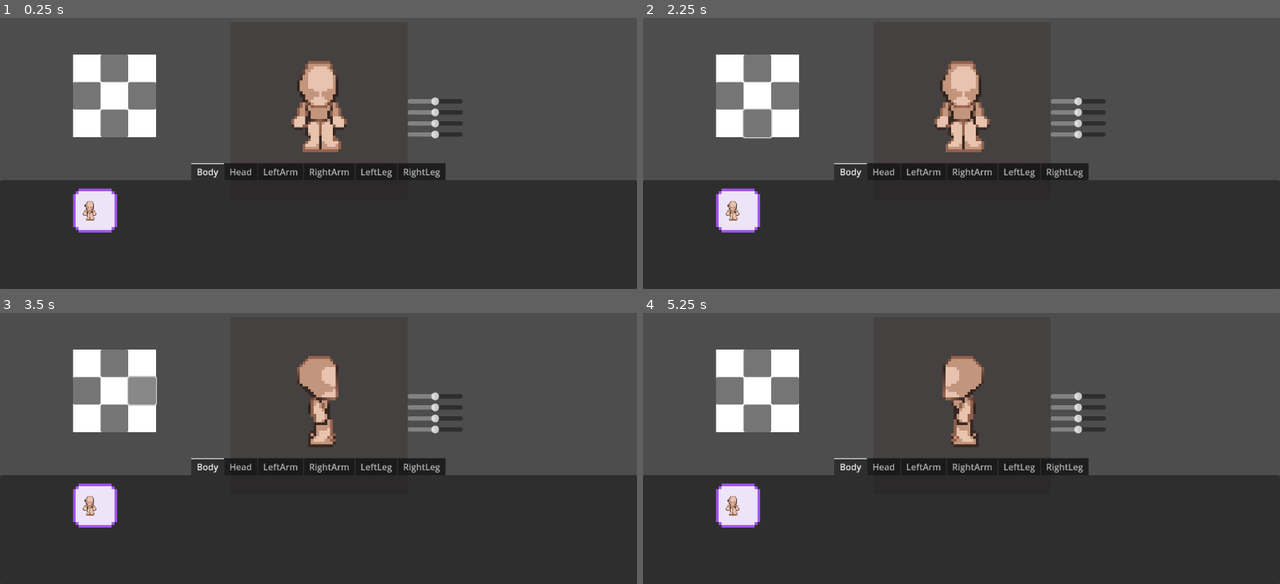
Above: before the commit, frames 1-4 (two rows, left to right).
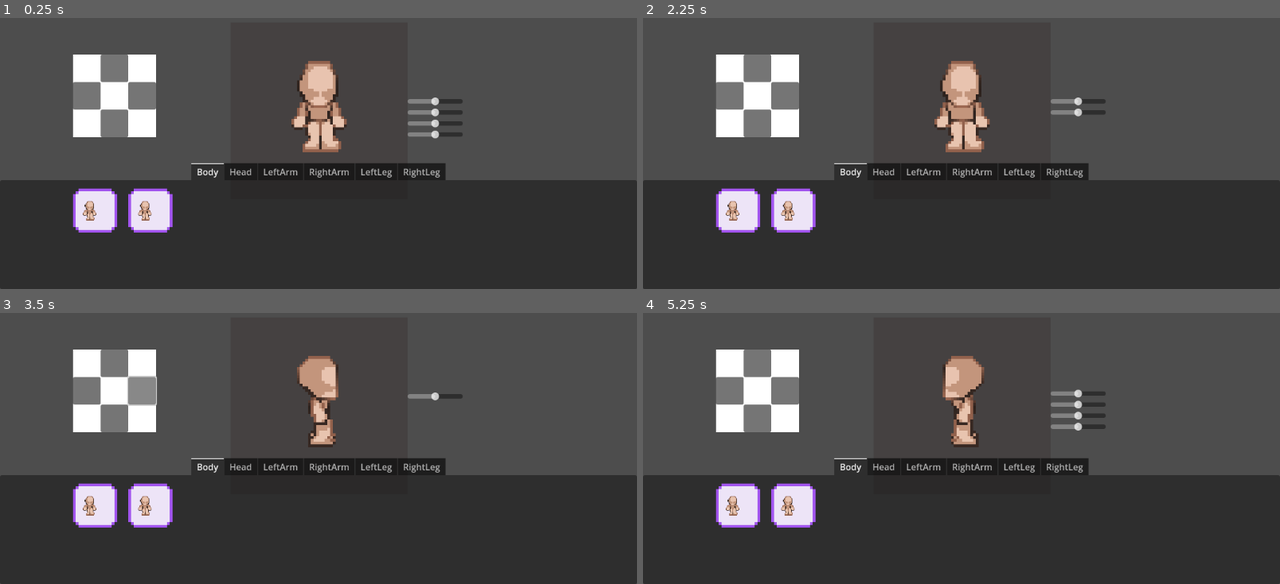
Above: after the commit, the same moments.

Repository: p1petto/CharacterMakerNew
Game: Godot game, scene res://Scenes/maker.tscn
The game is run twice, just before and just after one commit, with the same random seed, the same clock (stepped at 60 frames per second) and the same inputs. The engine's default icon, where the game draws it, is replaced by a stand-in: a white triangle on a blue panel in a dark square.
Inputs (mouse positions are in pixels of both pictures, inside the frame that each line leads up to):
- Up to frame 1 (0.25 s): no input
- Up to frame 2 (2.25 s): click (738, 210) at 0.5 s; click (757, 123) at 1.25 s; click (795, 210) at 2.02 s
- Up to frame 3 (3.5 s): click (140, 391) at 2.75 s
- Up to frame 4 (5.25 s): click (757, 364) at 3.5 s; click (732, 391) at 4.25 s; click (738, 505) at 5 s

The runs differ from the first frame. In frame 1, 1.1% of the frame differs, in the area x 20-28%, y 62-80%; in frame 2, 1.5%; in frame 3, 1.5%; in frame 4, 1.8%, in the area x 20-73%, y 28-80%.

Commit message:
Создание контейнеров слайдеров перенесно в отдельную функцию, при выборе нового элемента появляются соответсвующие слайдеры

Diff:
--- /dev/null
+++ b/Resources/CatalogItems/DynamicPart/Body/ManBodyTest.tres
@@ -0,0 +1,12 @@
+[gd_resource type="Resource" script_class="CatalogItem" load_steps=4 format=3 uid="uid://rrelwntd3sqm"]
+
+[ext_resource type="Resource" uid="uid://br5mnj2pgkdc2" path="res://Resources/DynamicPart/Body/ManBodyTest.tres" id="1_ngnsr"]
+[ext_resource type="Texture2D" uid="uid://dtva1wv0dws8y" path="res://screenshot.png" id="2_myo26"]
+[ext_resource type="Script" path="res://Scripts/CatalogItemResource.gd" id="3_ouo7d"]
+
+[resource]
+script = ExtResource("3_ouo7d")
+item_type = "Dynamic"
+item_class = "Body"
+icon = ExtResource("2_myo26")
+dynamic_part = ExtResource("1_ngnsr")
--- /dev/null
+++ b/Resources/DynamicPart/Body/ManBodyTest.tres
@@ -0,0 +1,22 @@
+[gd_resource type="Resource" script_class="DynamicBodyPart" load_steps=2 format=3 uid="uid://br5mnj2pgkdc2"]
+
+[ext_resource type="Script" path="res://Scripts/DynamicParts/resource_dynamic_part.gd" id="1_5q36s"]
+
+[resource]
+script = ExtResource("1_5q36s")
+down_array_points = PackedVector2Array(7, 12, 5, 12, 2, 14, 2, 17, 3, 20, 7, 21, 11, 20, 12, 17, 12, 14, 9, 12)
+horizontal_array_points = PackedVector2Array(7, 11, 9, 11, 11, 14, 11, 17, 10, 20, 7, 21, 4, 20, 3, 17, 5, 13, 5, 11)
+top_array_points = PackedVector2Array(7, 11, 5, 13, 2, 14, 3, 17, 4, 20, 7, 21, 10, 20, 11, 17, 12, 14, 9, 13)
+down_glare_array_points = PackedVector2Array()
+horizontal_glare_array_points = PackedVector2Array()
+top_glare_array_points = PackedVector2Array()
+position_x_down = 25.0
+position_x_right = 25.0
+position_x_top = 25.0
+position_x_left = 26.0
+z_down = 5.0
+z_right = 4.0
+z_top = 4.0
+z_left = 2.0
+vertical_markers = Array[int]([1, 2])
+horizontal_markers = Array[int]([1])
--- a/Scenes/maker.tscn
+++ b/Scenes/maker.tscn
@@ -6,6 +6,7 @@
 [ext_resource type="PackedScene" uid="uid://d0dglj26dw502" path="res://Scenes/UI/CatalogList.tscn" id="4_kavcm"]
 [ext_resource type="Script" path="res://Scripts/CatalogItemResource.gd" id="5_sbt4v"]
 [ext_resource type="Resource" uid="uid://vqtoj1obq7f6" path="res://Resources/CatalogItems/DynamicPart/Body/ManBody.tres" id="6_ehmcq"]
+[ext_resource type="Resource" uid="uid://rrelwntd3sqm" path="res://Resources/CatalogItems/DynamicPart/Body/ManBodyTest.tres" id="7_kywax"]
 [ext_resource type="Resource" uid="uid://bpqshk2eovrs8" path="res://Resources/CatalogItems/DynamicPart/Head/Head.tres" id="7_p4rey"]
 [ext_resource type="Resource" uid="uid://cc1ysn1bfry3o" path="res://Resources/CatalogItems/ConditionallyDynamicPart/Arms/Left Arm/LeftArm.tres" id="8_r55wq"]
 [ext_resource type="PackedScene" uid="uid://ckn2cbvi5d5m" path="res://Scenes/UI/direction_button.tscn" id="8_sklk8"]
@@ -87,7 +88,7 @@
 
 [node name="Body" parent="UI/Catalog" instance=ExtResource("4_kavcm")]
 layout_mode = 2
-catalog_items = Array[ExtResource("5_sbt4v")]([ExtResource("6_ehmcq")])
+catalog_items = Array[ExtResource("5_sbt4v")]([ExtResource("6_ehmcq"), ExtResource("7_kywax")])
 metadata/_tab_index = 0
 
 [node name="Head" parent="UI/Catalog" instance=ExtResource("4_kavcm")]
--- a/Scripts/UI/catalog_list.gd
+++ b/Scripts/UI/catalog_list.gd
@@ -6,6 +6,7 @@
 @export var catalog_items: Array[CatalogItem] = []
 
 signal part_changed
+signal change_sliders
 
 func _ready() -> void:
 	for item in catalog_items:
@@ -32,7 +33,10 @@
 		var part = catalog_items[slot_index].dynamic_part
 		current_node.dynamic_part = part
 		part_changed.emit(current_node, item_type)
+
 	elif item_type == "Conditionally_dynamic":
 		var part = catalog_items[slot_index].conditionally_dynamic_part
 		current_node.conditionally_dynamic = part
 		part_changed.emit(current_node, item_type)
+
+	change_sliders.emit(item_class)
--- a/Scripts/UI/custom_h_slider.gd
+++ b/Scripts/UI/custom_h_slider.gd
@@ -1,9 +1,10 @@
 extends HSlider
 
-#signal slider_value_changed
+signal slider_value_changed
 
 @export var linked_marker: int
 @export var character_part: String
+@export var axis: String
 # Called when the node enters the scene tree for the first time.
 func _ready() -> void:
 	pass # Replace with function body.
@@ -15,5 +16,5 @@
 
 
 func _on_value_changed(value: float) -> void:
-	#slider_value_changed.emit(value, linked_marker, character_part)
+	slider_value_changed.emit(value, linked_marker, character_part, axis)
 	pass
--- a/Scripts/UI/sliders.gd
+++ b/Scripts/UI/sliders.gd
@@ -7,53 +7,12 @@
 func _ready() -> void:
 	character.change_sliders.connect(_on_direction_changed)
 
+	for part in catallog.get_children():
+		part.change_sliders.connect(update_sliders)
+
 	for part in character.get_children():
-		if part.is_in_group("Dynamic"):
-			var part_container_vertical = VBoxContainer.new()
-			var part_container_horizontal = VBoxContainer.new()
-
-			part_container_vertical.name = part.name + "_vertical"
-			part_container_horizontal.name = part.name + "_horizontal"
-
-			if part.dynamic_part.vertical_markers:
-				var polygon_2d = part.get_node("Polygon2D")
-				var first_marker = part.dynamic_part.vertical_markers[0]
-				part_container_vertical.position.y = polygon_2d.polygon[first_marker].y * 5 + part.position.y * 5
-
-				add_child(part_container_vertical)
-
-				for marker in part.dynamic_part.vertical_markers:
-					var slider = slider_scene.instantiate()
-					slider.character_part = part.name
-					slider.linked_marker = marker
-					part_container_vertical.add_child(slider)
-					#slider.slider_value_changed.connect(_on_value_slider_changed)
-
-			if part.dynamic_part.horizontal_markers:
-				var polygon_2d = part.get_node("Polygon2D")
-				var first_marker = part.dynamic_part.horizontal_markers[0]
-				part_container_horizontal.position.y = polygon_2d.polygon[first_marker].y * 5 + part.position.y * 5
-				part_container_horizontal.visible = false
-				add_child(part_container_horizontal)
-
-				for marker in part.dynamic_part.horizontal_markers:
-					var slider = slider_scene.instantiate()
-					slider.character_part = part.name
-					slider.linked_marker = marker
-					part_container_horizontal.add_child(slider)
-					#slider.slider_value_changed.connect(_on_value_slider_changed)
-
-		if part.is_in_group("ConditionallyDynamic"):
-			var part_container = VBoxContainer.new()
-			part_container.name = part.name
-
-			part_container.position.y = part.marker_y_pos * 5
-
-			add_child(part_container)
-			var slider = slider_scene.instantiate()
-			slider.character_part = part.name
-			part_container.add_child(slider)
-			#slider.slider_value_changed.connect(_on_value_slider_changed)
+		if part.is_in_group("Dynamic") or part.is_in_group("ConditionallyDynamic"):
+			_create_sliders_for_part(part)
 
 	update_containers_visibility("down")
 
@@ -67,14 +26,10 @@
 	update_containers_visibility(direction)
 
 func _on_direction_changed(dir):
-	#print("Direction changed to: ", dir)
 	update_containers_visibility(dir)
 
 func update_containers_visibility(direction: String) -> void:
 	var current_part_name = catallog.get_child(catallog.current_tab).name
-	#print("Current part name: ", current_part_name)
-	#print("Current direction: ", direction)
-
 	for container in get_children():
 		var is_correct_tab = container.name.begins_with(current_part_name)
 		var is_correct_direction = false
@@ -86,15 +41,71 @@
 		else:
 			is_correct_direction = true
 
-		#print("Container name: ", container.name)
-		#print("Is correct tab: ", is_correct_tab)
-		#print("Is correct direction: ", is_correct_direction)
-		#print("Final visibility: ", (is_correct_tab and is_correct_direction))
-		#print("---")
-
 		container.visible = is_correct_tab and is_correct_direction
 
-#func _on_value_slider_changed(val, m, character_part):
-	#print ("current value slider = ", val)
-	#print ("character part = ", character_part)
-	#print("linked marker = ", m)
+func _on_value_slider_changed(val, m, character_part, axis):
+	pass
+
+func update_sliders(character_part_name):
+	var character_part = character.get_node(character_part_name)
+
+	# Удаление старых контейнеров
+	for child in get_children():
+		if child.name.begins_with(character_part_name):
+			child.queue_free()
+
+	await get_tree().process_frame  # Ждём 1 кадр, чтобы узлы полностью удалились
+
+	# Создание новых слайдеров
+	_create_sliders_for_part(character_part)
+
+	update_containers_visibility("down")
+
+func _create_sliders_for_part(part):
+	if part.is_in_group("Dynamic"):
+		var part_container_vertical = VBoxContainer.new()
+		var part_container_horizontal = VBoxContainer.new()
+
+		part_container_vertical.name = part.name + "_vertical"
+		part_container_horizontal.name = part.name + "_horizontal"
+
+		if part.dynamic_part.vertical_markers:
+			var polygon_2d = part.get_node("Polygon2D")
+			var first_marker = part.dynamic_part.vertical_markers[0]
+			part_container_vertical.position.y = polygon_2d.polygon[first_marker].y * 5 + part.position.y * 5
+
+			add_child(part_container_vertical)
+
+			for marker in part.dynamic_part.vertical_markers:
+				var slider = slider_scene.instantiate()
+				slider.character_part = part.name
+				slider.linked_marker = marker
+				slider.axis = "vertical"
+				part_container_vertical.add_child(slider)
+				slider.slider_value_changed.connect(_on_value_slider_changed)
+
+		if part.dynamic_part.horizontal_markers:
+			var polygon_2d = part.get_node("Polygon2D")
+			var first_marker = part.dynamic_part.horizontal_markers[0]
+			part_container_horizontal.position.y = polygon_2d.polygon[first_marker].y * 5 + part.position.y * 5
+			part_container_horizontal.visible = false
+			add_child(part_container_horizontal)
+
+			for marker in part.dynamic_part.horizontal_markers:
+				var slider = slider_scene.instantiate()
+				slider.character_part = part.name
+				slider.linked_marker = marker
+				slider.axis = "horizontal"
+				part_container_horizontal.add_child(slider)
+				slider.slider_value_changed.connect(_on_value_slider_changed)
+
+	if part.is_in_group("ConditionallyDynamic"):
+		var part_container = VBoxContainer.new()
+		part_container.name = part.name
+		part_container.position.y = part.marker_y_pos * 5
+
+		add_child(part_container)
+		var slider = slider_scene.instantiate()
+		slider.character_part = part.name
+		part_container.add_child(slider)
+		slider.slider_value_changed.connect(_on_value_slider_changed)
Not shown: 1 places in Scenes/maker.tscn that only renumber resources
